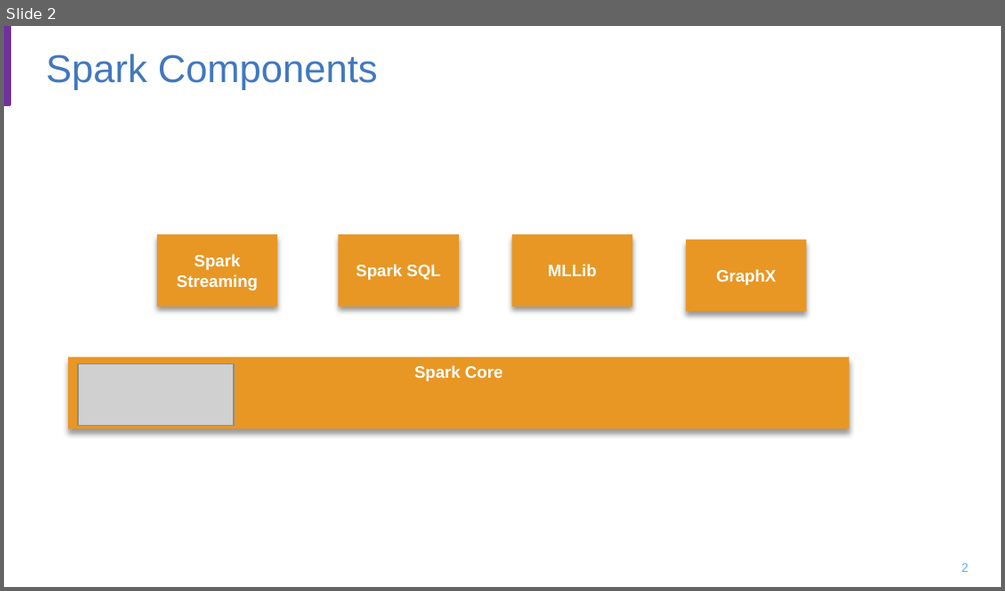
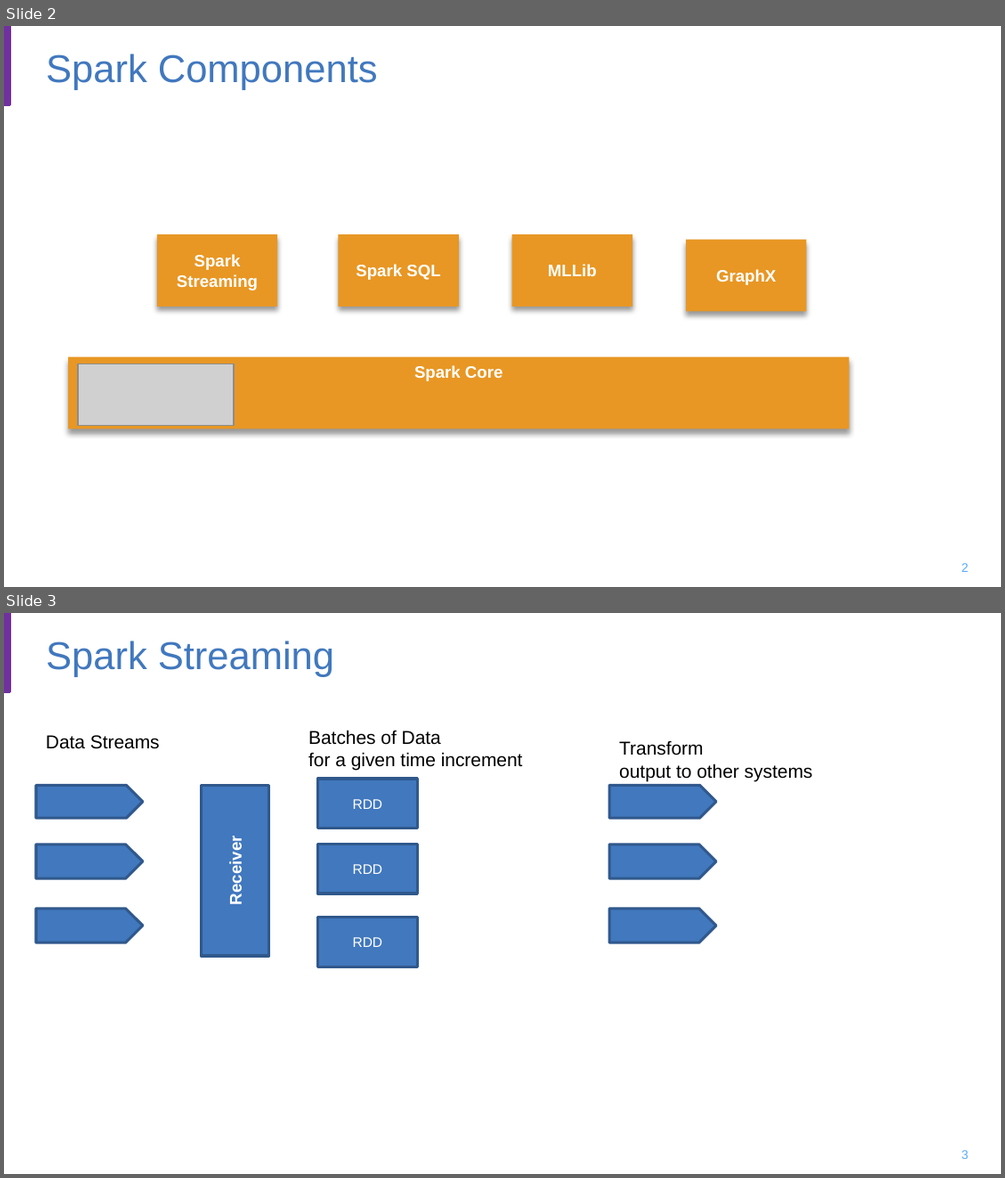
Before and after one commit to jbcodeforce/spark-studies, a slide deck: docs/spark-diagrams.pptx. Shown one above the other, each under a label of ours: slide 2 before the commit, slides 2 and 3 after it. The pictures are 1005x591 and 1005x1178 pixels, drawn with LibreOffice and Linux fonts; fonts in the diff are those of the drawing; grey boxes stand for pictures; background and template pictures are left out. Boxes give left, top, right and bottom in pixels: in the first picture for what was removed or moved away, otherwise in the second. Text is boxed around its words. In the diff, an @@ line names an element or a change of style, - is before the commit and + after.

Commit message:
Work on streaming

```diff
--- a/docs/spark-diagrams.pptx
+++ b/docs/spark-diagrams.pptx
@@ slide 3 added at [4,613,1001,1174], background #FFFFFF; not listed: 1 template element that a slide beside it also shows @@
@@ title added at [46,641,334,677], 28 pt, text #4178BE @@
+Spark Streaming
@@ text added at [46,735,160,749], 13.5 pt, text #000000 @@
+Data Streams
@@ text added at [308,730,523,770], 13.5 pt, text #000000 @@
+Batches of Data
+for a given time increment
@@ text added at [619,741,813,781], 13.5 pt, text #000000 @@
+Transform
+output to other systems
@@ pentagon arrow added at [36,786,143,819], fill #4178BE, outline #30598D 2 pt @@
@@ rectangle added at [202,786,269,956], fill #4178BE, outline #30598D 2 pt, 12 pt, text #FFFFFF, bold @@
+Receiver
@@ rectangle added at [318,779,418,828], fill #4178BE, outline #30598D 2 pt, 10 pt, text #FFFFFF @@
+RDD
@@ pentagon arrow added at [609,786,716,819], fill #4178BE, outline #30598D 2 pt @@
@@ pentagon arrow added at [36,844,143,878], fill #4178BE, outline #30598D 2 pt @@
@@ rectangle added at [318,844,418,893], fill #4178BE, outline #30598D 2 pt, 10 pt, text #FFFFFF @@
+RDD
@@ pentagon arrow added at [609,844,716,878], fill #4178BE, outline #30598D 2 pt @@
@@ pentagon arrow added at [36,908,143,942], fill #4178BE, outline #30598D 2 pt @@
@@ rectangle added at [318,917,418,967], fill #4178BE, outline #30598D 2 pt, 10 pt, text #FFFFFF @@
+RDD
@@ pentagon arrow added at [609,908,716,942], fill #4178BE, outline #30598D 2 pt @@
@@ page number added at [962,1150,969,1159], 9 pt, text #5AAAFA @@
+3
```
Also in this commit, not shown: 7 other files.
